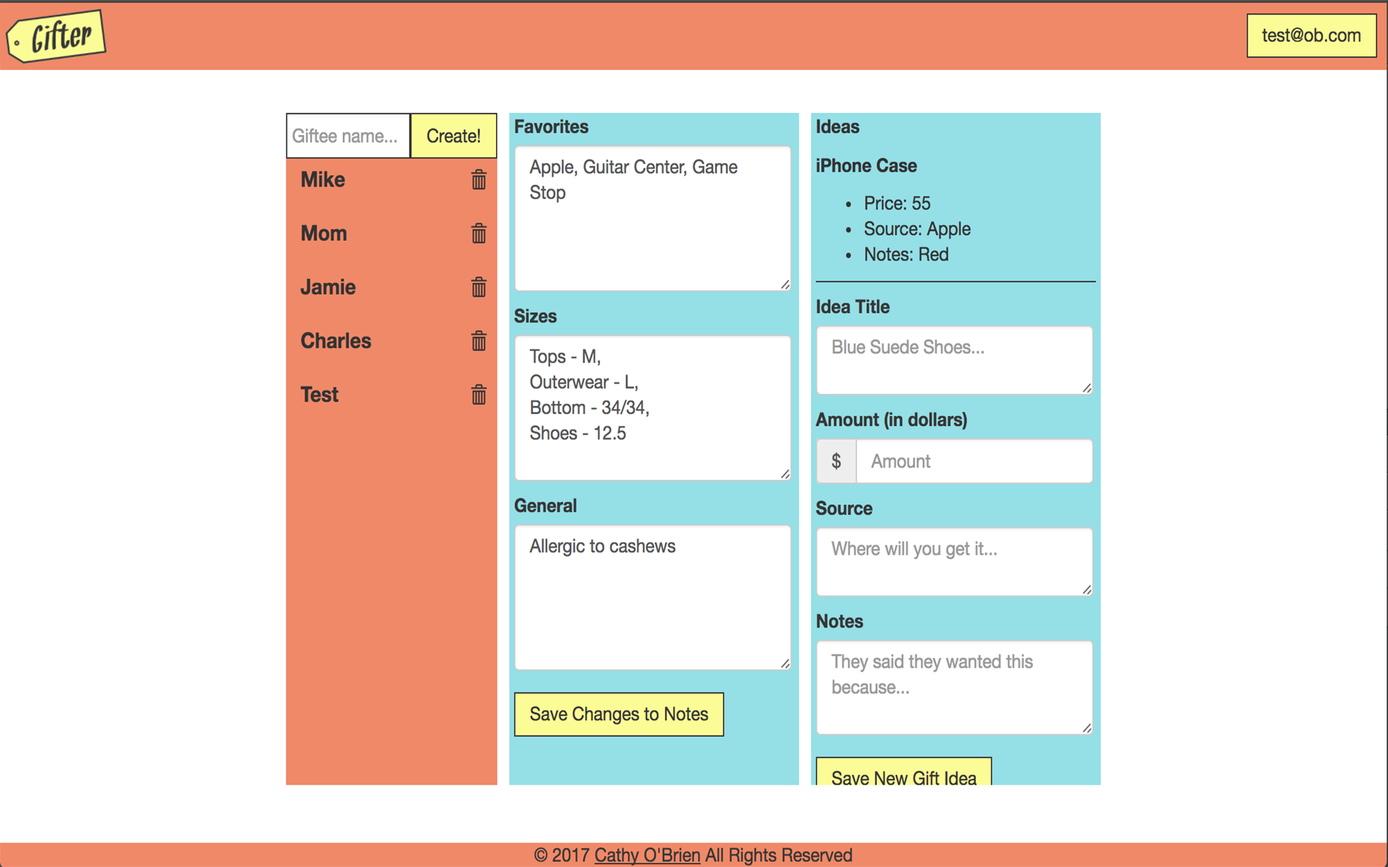
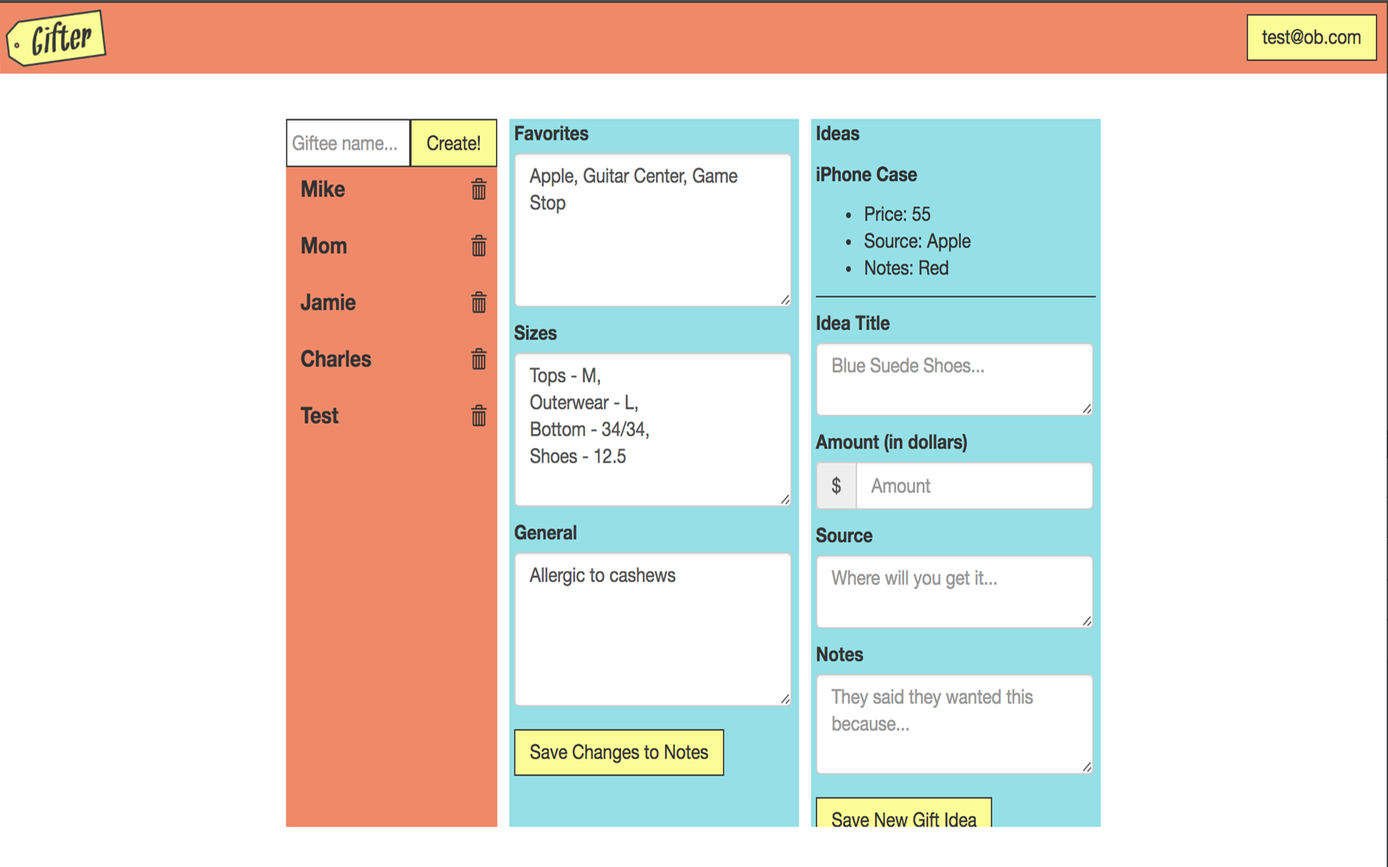
Layers edited between the first and the second 1388 × 867 image:
painted on "Layer 2" over <box>0,0,1388,867</box>
